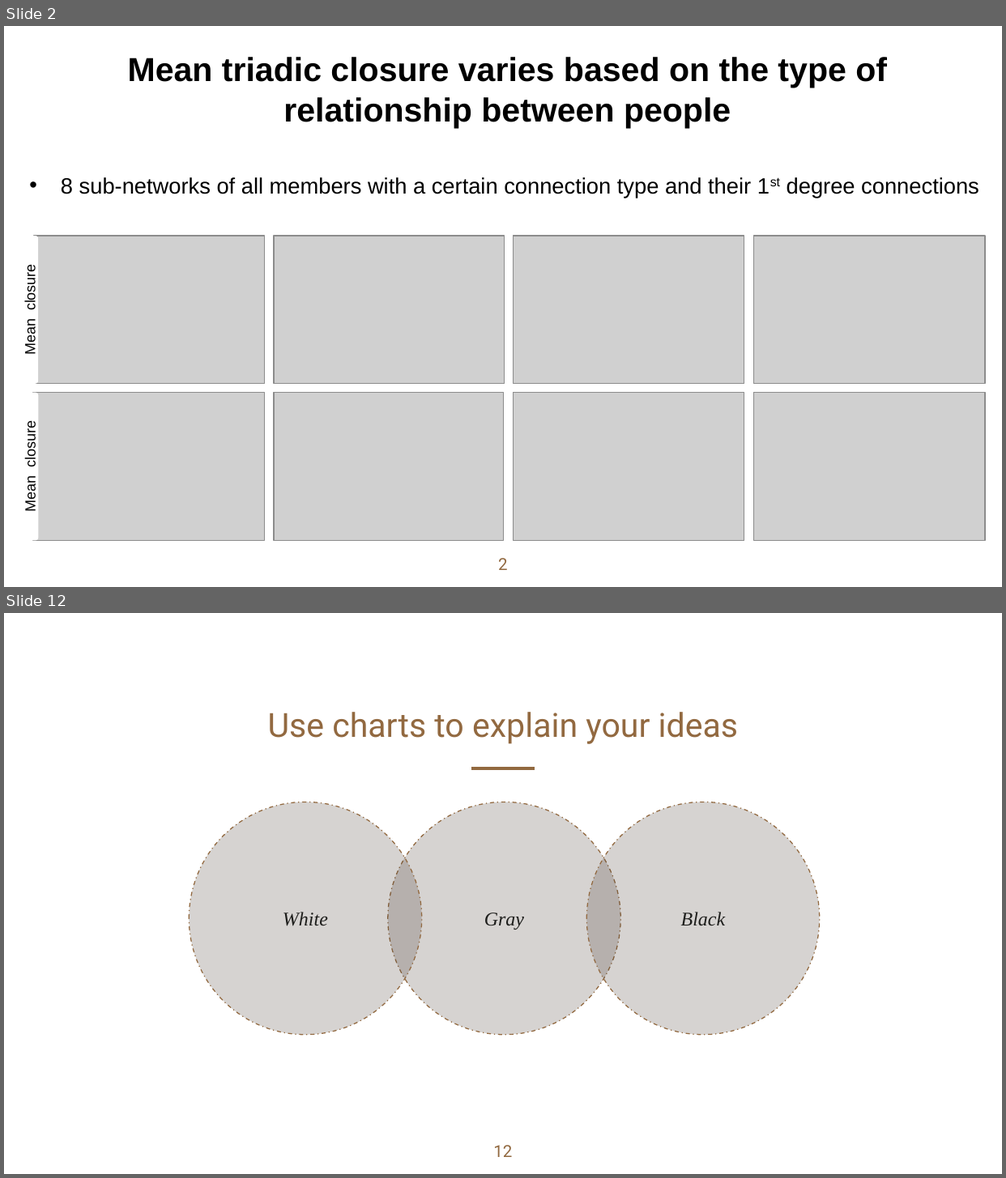
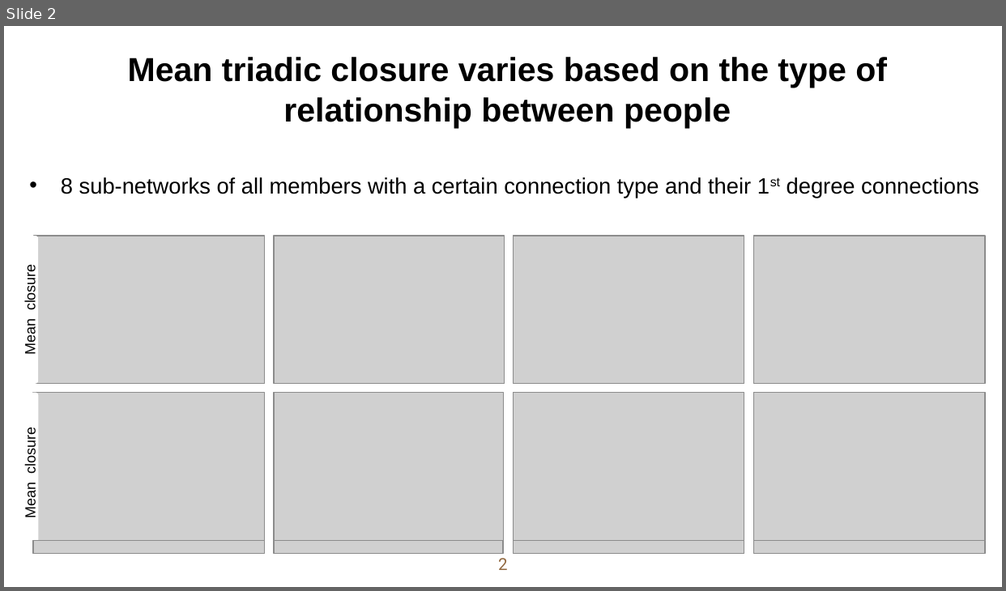
Before and after one commit to alex-luwenhui/MSBA-Team6-BaconProject, a slide deck: Mira slides.pptx. Shown one above the other, each under a label of ours: slides 2 and 12 before the commit, slide 2 after it; the slides between them are not shown. The pictures are 1006x1178 and 1006x591 pixels, drawn with LibreOffice and Linux fonts; fonts in the diff are those of the drawing; grey boxes stand for pictures; background and template pictures are left out. Boxes give left, top, right and bottom in pixels: in the first picture for what was removed or moved away, otherwise in the second. Text is boxed around its words. In the diff, an @@ line names an element or a change of style, - is before the commit and + after.

```diff
--- a/Mira slides.pptx
+++ b/Mira slides.pptx
@@ slide 12 removed at (4,613,1002,1174), background picture (left out) @@
@@ title removed at (268,712,738,744) @@
-Use charts to explain your ideas
@@ line removed from (471, 769) to (535, 769) @@
@@ ellipse removed at (189,802,421,1034) @@
-White
@@ ellipse removed at (388,802,620,1034) @@
-Gray
@@ ellipse removed at (586,802,820,1034) @@
-Black
@@ page number removed at (493,1145,512,1157) @@
-12
@@ slide 2 changed as well @@
@@ rounded rectangle "Mean closure": place and size @@
-rounded rectangle "Mean closure" at (21,392,38,540)
+rounded rectangle "Mean closure" at (21,392,38,552)
@@ picture added at (33,541,265,554) @@
@@ picture added at (274,541,503,554) @@
@@ picture added at (513,541,744,554) @@
@@ picture added at (753,541,985,554) @@
```
Also in this commit, not shown: 1 other slide changed, 2 slides added, 25 other slides removed, 5 other files.
